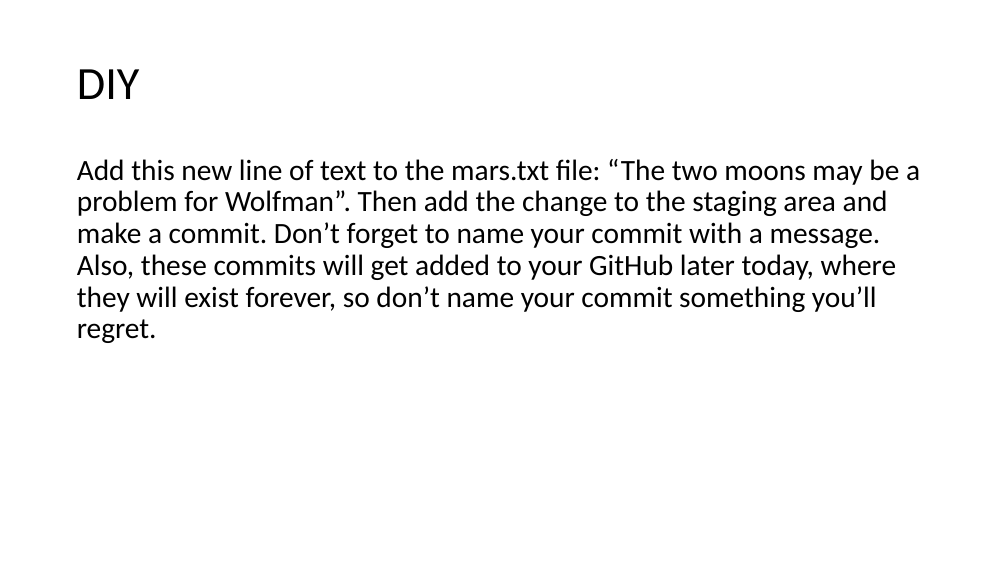
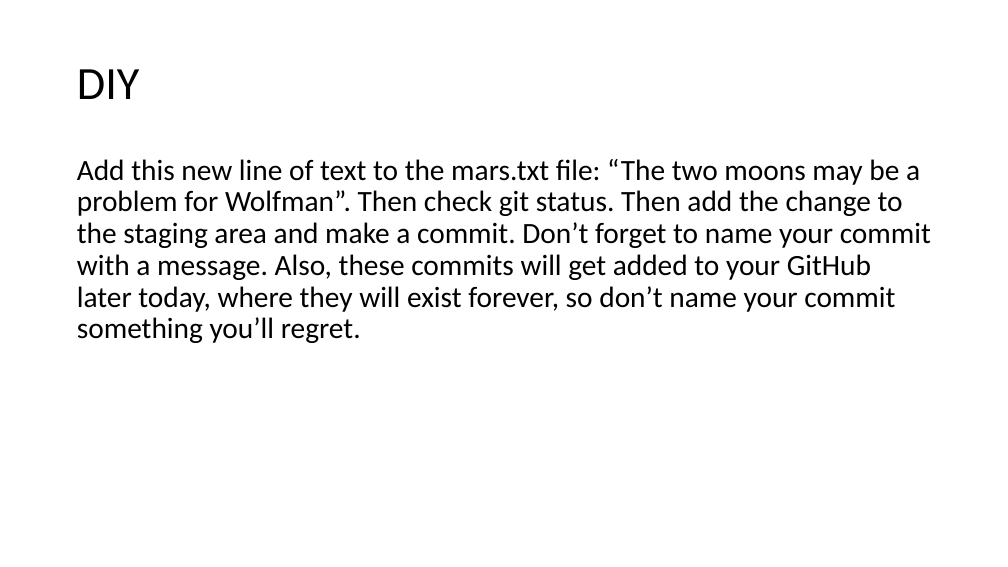
Before and after one commit to nuitrcs/introGit, a slide deck: slide 16 of introGit.pptx. Drawn at 1008x567 pixels with LibreOffice and Linux fonts; fonts in the diff are those of the drawing. Boxes give left, top, right and bottom in pixels: in the first picture for what was removed or moved away, otherwise in the second. Text is boxed around its words. In the diff, an @@ line names an element or a change of style, - is before the commit and + after.

```diff
--- a/introGit.pptx
+++ b/introGit.pptx
@@ text at (x1=77, y1=159, x2=931, y2=343): text changed @@
-Add this new line of text to the mars.txt file: “The two moons may be a problem for Wolfman”. Then add the change to the staging area and make a commit. Don’t forget to name your commit with a message. Also, these commits will get added to your GitHub later today, where they will exist forever, so don’t name your commit something you’ll regret.
+Add this new line of text to the mars.txt file: “The two moons may be a problem for Wolfman”. Then check git status. Then add the change to the staging area and make a commit. Don’t forget to name your commit with a message. Also, these commits will get added to your GitHub later today, where they will exist forever, so don’t name your commit something you’ll regret.
```
Also in this commit, not shown: 1 other slide changed.
